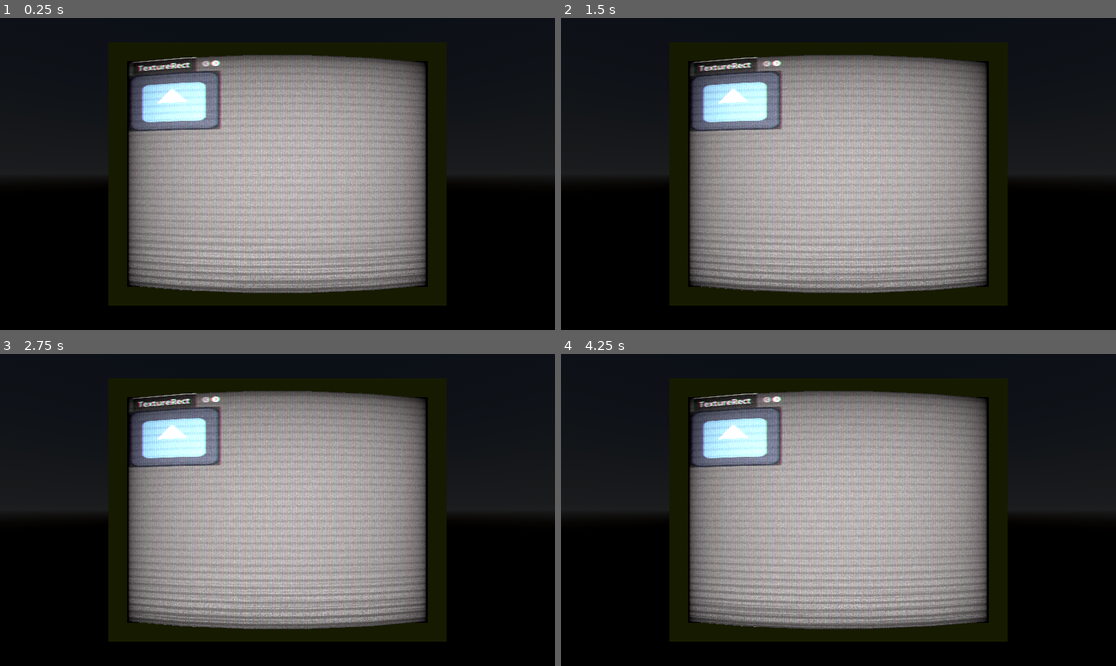
Above: before the commit, frames 1-4 (two rows, left to right).
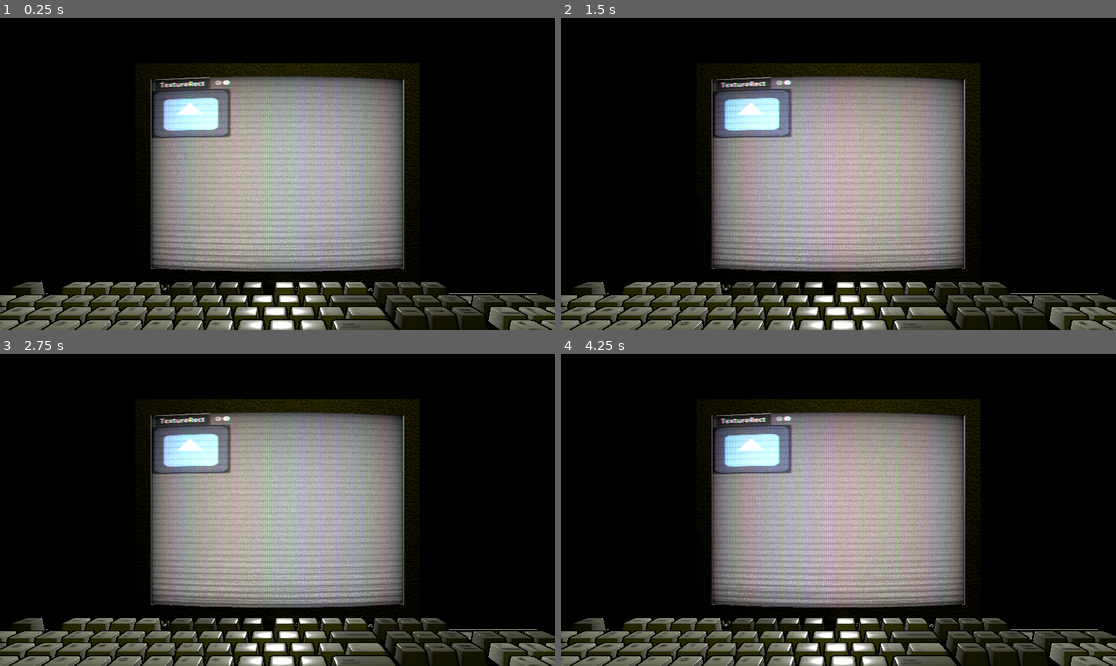
Above: after the commit, the same moments.

Repository: paulo-vc/computer_screen_godot
Game: Godot game, scene res://node_3d.tscn
Two runs of this game, one before a commit and one after it. Both use one fixed random seed, a clock stepped at 60 frames per second and the inputs below. The engine's default icon, where the game draws it, is replaced by a stand-in: a white triangle on a blue panel in a dark square.
Inputs (mouse positions are in pixels of both pictures, inside the frame that each line leads up to):
- Up to frame 1 (0.25 s): no input
- Up to frame 2 (1.5 s): move the mouse to (960, 158) at 0.52 s; click (960, 158) at 0.67 s; drag from (727, 189) to (810, 236) at 1.27 s
- Up to frame 3 (2.75 s): move the mouse to (333, 441) at 2.02 s; click (333, 441) at 2.17 s
- Up to frame 4 (4.25 s): drag from (810, 572) to (672, 463) at 2.77 s; move the mouse to (1005, 556) at 3.52 s; click (1005, 556) at 3.67 s

The runs differ from the first frame. In frame 1, 59% of the frame differs, in the area x 0-100%, y 7-100%; in frame 2, 59%; in frame 3, 59%; in frame 4, 59%.

Commit message:
fixed the scenery
now working on the informations in the screen

Diff:
--- /dev/null
+++ b/ceilling_light.gd
@@ -0,0 +1,12 @@
+extends SpotLight3D
+
+@export var min_energy: float = 0.2
+@export var max_energy: float = 5.0
+@export var flicker_chance: float = 0.1
+
+func _process(_delta):
+	if randf() < flicker_chance:
+		# No Godot 4, usamos light_energy
+		light_energy = randf_range(min_energy, max_energy)
+	else:
+		light_energy = max_energy
--- a/node_3d.tscn
+++ b/node_3d.tscn
@@ -2,17 +2,27 @@
 
 [ext_resource type="Texture2D" uid="uid://8c3gpdk1fits" path="res://assets/icon.svg" id="1_a202f"]
 [ext_resource type="Script" uid="uid://q7mo41m70yyf" path="res://computer.gd" id="1_noarx"]
+[ext_resource type="Texture2D" uid="uid://cgpl8harra8ep" path="res://assets/plastic-texture2.jpg" id="2_i5arm"]
 [ext_resource type="Script" uid="uid://dme4efv6gtju3" path="res://player_camera.gd" id="3_a0tk4"]
 [ext_resource type="Shader" uid="uid://be8ub440872eu" path="res://node_3d.gdshader" id="3_r3fl7"]
 [ext_resource type="AudioStream" uid="uid://dpi3502a2tg66" path="res://assets/bg_ost.mp3" id="5_jka67"]
+[ext_resource type="PackedScene" uid="uid://bl06ylxt6govy" path="res://assets/vintage_keyboard.glb" id="7_wc5p8"]
+[ext_resource type="Script" uid="uid://dl36rl8rocvfm" path="res://ceilling_light.gd" id="8_jsk3o"]
 
 [sub_resource type="StandardMaterial3D" id="StandardMaterial3D_noarx"]
-albedo_color = Color(0, 0, 0, 1)
+albedo_color = Color(0.88235295, 0.83137256, 0.654902, 1)
+albedo_texture = ExtResource("2_i5arm")
 metallic = 0.65
 metallic_specular = 0.7
+roughness = 0.65
 emission_enabled = true
-emission = Color(0.12083047, 0.13286975, 0, 1)
-emission_energy_multiplier = 0.92
+emission = Color(0.067964286, 0.07615737, 1.8049032e-08, 1)
+emission_energy_multiplier = 0.1
+normal_enabled = true
+normal_scale = -16.0
+ao_enabled = true
+ao_light_affect = 1.0
+uv1_scale = Vector3(0.66, 0.66, 0.66)
 
 [sub_resource type="QuadMesh" id="QuadMesh_a0tk4"]
 resource_local_to_scene = true
@@ -135,13 +145,19 @@
 sky_material = SubResource("ProceduralSkyMaterial_a0tk4")
 
 [sub_resource type="Environment" id="Environment_jka67"]
-background_mode = 2
+background_mode = 1
 background_energy_multiplier = 0.2
 sky = SubResource("Sky_r3fl7")
 ambient_light_source = 3
 glow_enabled = true
 glow_intensity = 0.8
 glow_blend_mode = 2
+volumetric_fog_enabled = true
+volumetric_fog_density = 0.0
+
+[sub_resource type="FogMaterial" id="FogMaterial_wc5p8"]
+density = 0.2
+albedo = Color(1, 1, 0.7647059, 1)
 
 [node name="Node3D" type="Node3D" unique_id=299344911]
 
@@ -221,7 +237,8 @@
 shape = SubResource("ConcavePolygonShape3D_jka67")
 
 [node name="player_camera" type="Camera3D" parent="." unique_id=1909776288]
-transform = Transform3D(1, 0, 0, 0, 1, 0, 0, 0, 1, 0, 0, 0.47037947)
+transform = Transform3D(1, 0, 0, 0, 1, 0, 0, 0, 1, 0, 0, 0.69118977)
+fov = 53.29761
 script = ExtResource("3_a0tk4")
 
 [node name="WorldEnvironment" type="WorldEnvironment" parent="." unique_id=405820646]
@@ -231,3 +248,28 @@
 stream = ExtResource("5_jka67")
 volume_db = -15.973
 autoplay = true
+
+[node name="ceilling light" type="SpotLight3D" parent="." unique_id=461761285]
+transform = Transform3D(1, 0, 0, 0, -4.371139e-08, 1, 0, -1, -4.371139e-08, 0, 3.3718445, -2.854868)
+light_energy = 10.0
+shadow_enabled = true
+spot_range = 5.35
+spot_attenuation = 3.91
+spot_angle = 30.15
+script = ExtResource("8_jsk3o")
+
+[node name="SpotLight3D" type="SpotLight3D" parent="." unique_id=459235218]
+transform = Transform3D(1, 0, 0, 0, 0.70710677, 0.70710677, 0, -0.70710677, 0.70710677, 0, 0.563365, 0.8548811)
+light_color = Color(1, 1, 0, 1)
+light_energy = 0.05
+
+[node name="OmniLight3D" type="OmniLight3D" parent="." unique_id=81097771]
+transform = Transform3D(1, 0, 0, 0, 1, 0, 0, 0, 1, 0, 0.34392652, -0.83282304)
+
+[node name="Keyboard" parent="." unique_id=270172726 instance=ExtResource("7_wc5p8")]
+transform = Transform3D(0.005, 0, 0, 0, 0.004919472, 0.00089375343, 0, -0.00089375343, 0.004919472, 0.0044265464, -0.24616203, 0.3049616)
+
+[node name="FogVolume" type="FogVolume" parent="." unique_id=1715156229]
+transform = Transform3D(2, 0, 0, 0, 2, 0, 0, 0, 2, 0, 0.95657945, -2.8812451)
+shape = 1
+material = SubResource("FogMaterial_wc5p8")
Binary file added: assets/arkham.ico
Binary file added: assets/plastic-texture2.jpg
Not shown, added: assets/plastic-texture2.jpg.import
Not shown, added: assets/source/Sketchfab_2022_10_01_12_58_50.blend.import
Binary file added: assets/textures/Sin_título-pantallita3.jpg
Not shown, added: assets/textures/Sin_título-pantallita3.jpg.import
Binary file added: assets/textures/TEXTURAS2.jpg
Not shown, added: assets/textures/TEXTURAS2.jpg.import
Binary file added: assets/textures/abajo.jpg
Not shown, added: assets/textures/abajo.jpg.import
Binary file added: assets/vintage_keyboard.glb
Not shown, added: assets/vintage_keyboard.glb.import
(and 3 more such lines)
